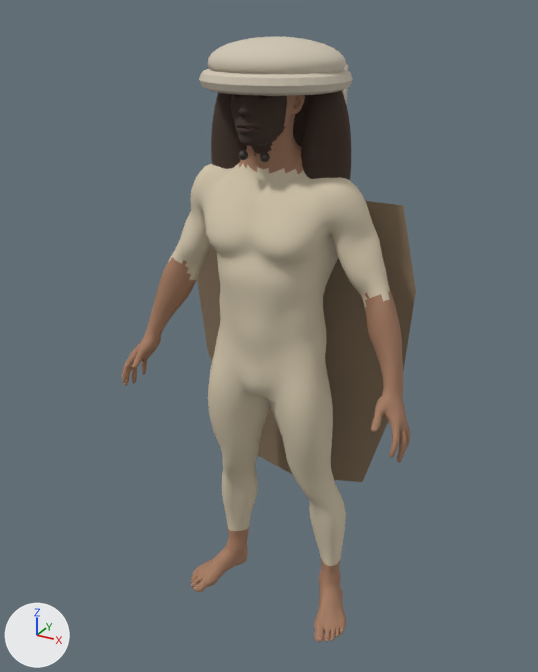
One commit to the glTF model assets/herod-temple/character/visitor-realistic-high.glb: the scene before it, then after it.
Both versions are drawn from a camera (50 mm lens) standing at (1.001, -1.858, 1.932) and looking at (-0.029, 0.014, 0.996). The axes (+X, +Y, +Z) are drawn at lower left. The lights are the same throughout. The first picture is the older version. Vertices at exactly the same position are counted once.

Names of what the first picture shows: 'GEO-body_male_realistic', 'headscarf_band', 'long_hair_left', 'long_hair_right', 'woven_cape', 'wrapped_headscarf' and 4 more.
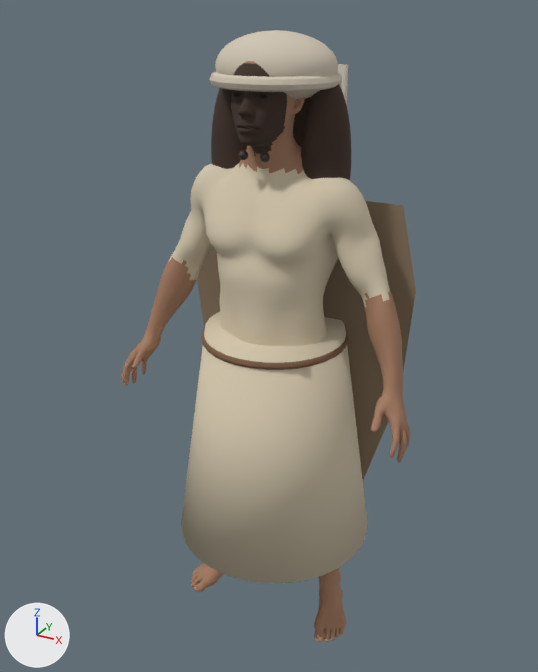
Pixel boxes [x1, y1, x2, y2] of what changed, in the pictures (538 x 672 px):
'knee_length_linen_robe', added (beige)
    after: [181, 312, 368, 583]
'wrapped_headscarf', rescaled
    before: [208, 37, 346, 74]
    after: [215, 30, 338, 99]
'headscarf_band', reshaped (13% narrower, 28% shorter)
    before: [199, 68, 353, 96]
    after: [209, 72, 343, 92]
'narrow_leather_belt', added (brown)
    after: [201, 328, 349, 370]

The change, as a diff of the scene's bpy script:
```diff
--- a/assets/herod-temple/character/visitor-realistic-high.glb.py
+++ b/assets/herod-temple/character/visitor-realistic-high.glb.py
@@ mat_aged_leather @@
+mat_aged_leather = principled_material('aged_leather')
+mat_aged_leather.base_color = (0.2, 0.105, 0.055)  # brown #7c5b42
+mat_aged_leather.roughness = 0.91
@@ me_torus @@
 # used by ob_headscarf_band; location = (0.0, 0.0, 0.0)
-me_torus.from_pydata(...)  # 256 vertices, 512 faces; spans x -0.205..0.205, y -0.205..0.205, z 1.735..1.785
+me_torus.from_pydata(...)  # 256 vertices, 512 faces; spans x -0.178..0.178, y -0.178..0.178, z 1.742..1.778
+# me_torus part 1: 256 of 256 vertices moved; they spanned x -0.205..0.205, y -0.205..0.205, z 1.735..1.785 and now span x -0.178..0.178, y -0.178..0.178, z 1.742..1.778; mean shift (0.0, 0.0, 0.0)
 me_torus.materials.append(mat_headscarf_linen)
@@ me_sphere_003 @@
 # used by ob_wrapped_headscarf; location = (0.0, 0.0, 0.0)
-me_sphere_003.from_pydata(...)  # 610 vertices, 1216 faces; spans x -0.19..0.19, y -0.16..0.16, z 1.735..1.865
+me_sphere_003.from_pydata(...)  # 610 vertices, 1216 faces; spans x -0.17..0.17, y -0.14..0.14, z 1.7..1.88
+# me_sphere_003 part 2: the whole mesh is scaled about its middle by (0.895, 0.875, 1.38), then moved by (0.0, 0.0, -0.01)
 me_sphere_003.materials.append(mat_headscarf_linen)
@@ me_torus_001 @@
+me_torus_001.from_pydata(...)  # a torus around z (ring radius 0.215, tube radius 0.012) spanning x -0.227..0.227, y -0.227..0.227, z -0.012..0.012
+me_torus_001.materials.append(mat_aged_leather)  # brown #7c5b42
@@ me_cone @@
+me_cone.from_pydata(...)  # a 32-sided cut cone along z (radius 0.32 at the low end, 0.215 at the high end) spanning x -0.32..0.32, y -0.32..0.32, z -0.36..0.36
+me_cone.materials.append(mat_linen_cream)  # beige #d7caaf
@@ ob_narrow_leather_belt @@
+ob_narrow_leather_belt = bpy.data.objects.new('narrow_leather_belt', me_torus_001)
+ob_narrow_leather_belt.location = (0.0, 0.0, 1.01)
@@ ob_knee_length_linen_robe @@
+ob_knee_length_linen_robe = bpy.data.objects.new('knee_length_linen_robe', me_cone)
+ob_knee_length_linen_robe.location = (0.0, 0.0, 0.68)
```
